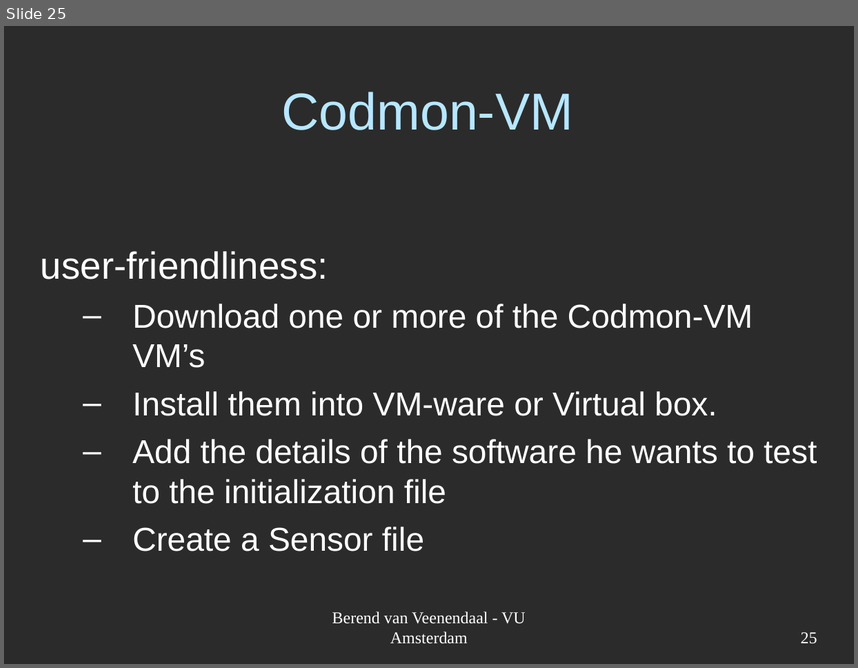
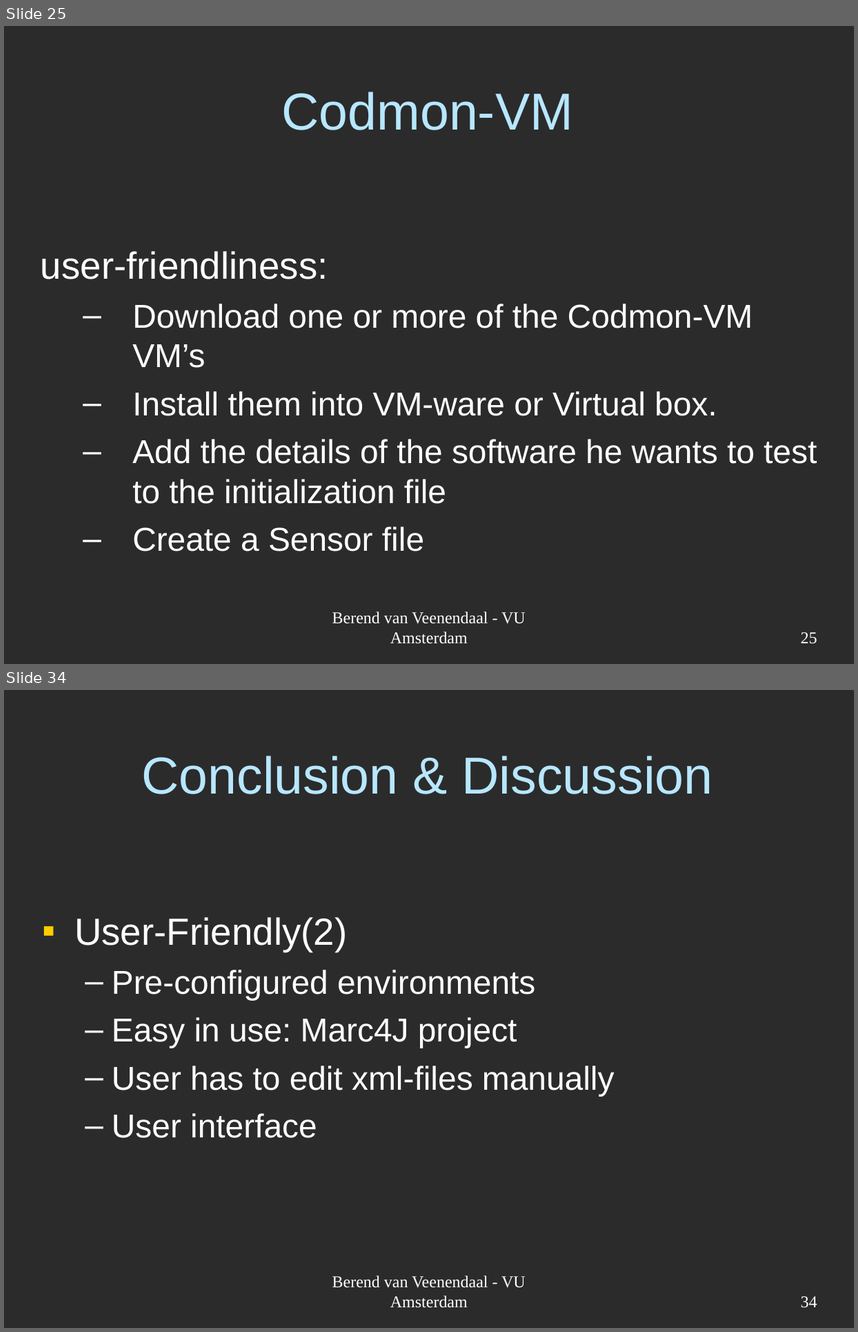
Before and after one commit to JungleComputing/codmon, a slide deck: doc/report/Codmon-VM.ppt. Shown one above the other, each under a label of ours: slide 25 before the commit, slides 25 and 34 after it; the slides between them are not shown. The pictures are 858x668 and 858x1332 pixels, drawn with LibreOffice and Linux fonts; fonts in the diff are those of the drawing; background and template pictures are left out; a plain dark background stands for a picture behind light text. Boxes give left, top, right and bottom in pixels: in the first picture for what was removed or moved away, otherwise in the second. Text is boxed around its words. In the diff, an @@ line names an element or a change of style, - is before the commit and + after.

```diff
--- a/doc/report/Codmon-VM.ppt
+++ b/doc/report/Codmon-VM.ppt
@@ slide 34 added at [4, 690, 854, 1328], background picture (left out) @@
@@ title added at [141, 756, 713, 794], 44 pt, text #B7E7FF @@
+Conclusion & Discussion
@@ text added at [74, 917, 615, 1138], 28 pt, text #FFFFFF @@
+▪ User-Friendly(2)
+  – Pre-configured environments
+  – Easy in use: Marc4J project
+  – User has to edit xml-files manually
+  – User interface
@@ text added at [332, 1275, 526, 1308], 14 pt, text #FFFFFF @@
+Berend van Veenendaal - VU Amsterdam
@@ page number added at [801, 1296, 818, 1308], 14 pt, text #FFFFFF @@
+34
```
Also in this commit, not shown: 1 slide changed, 10 other slides added.
